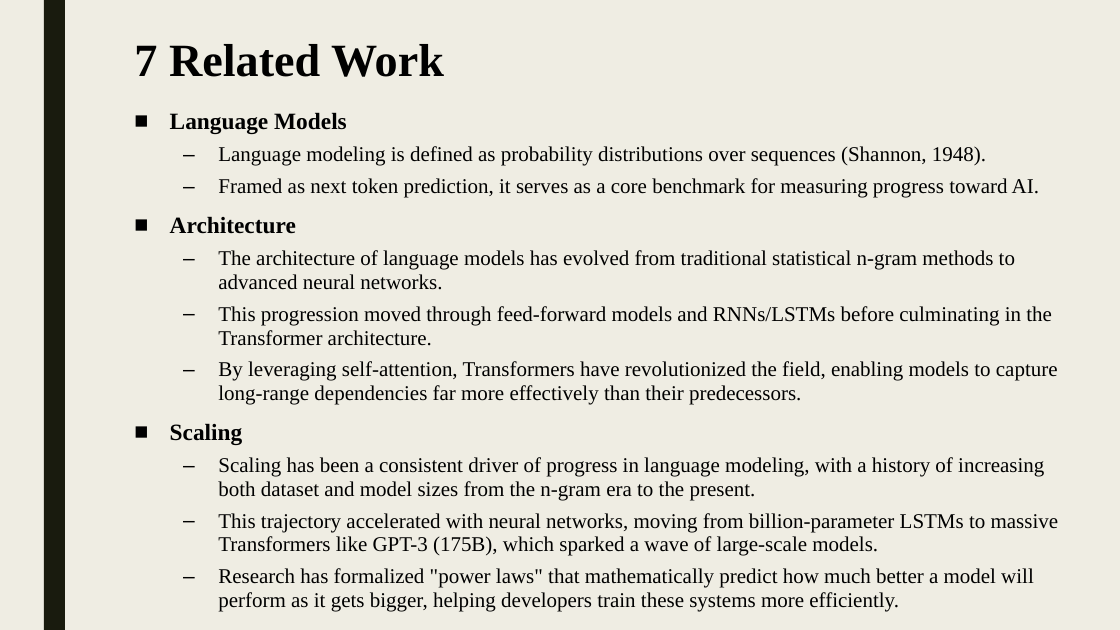
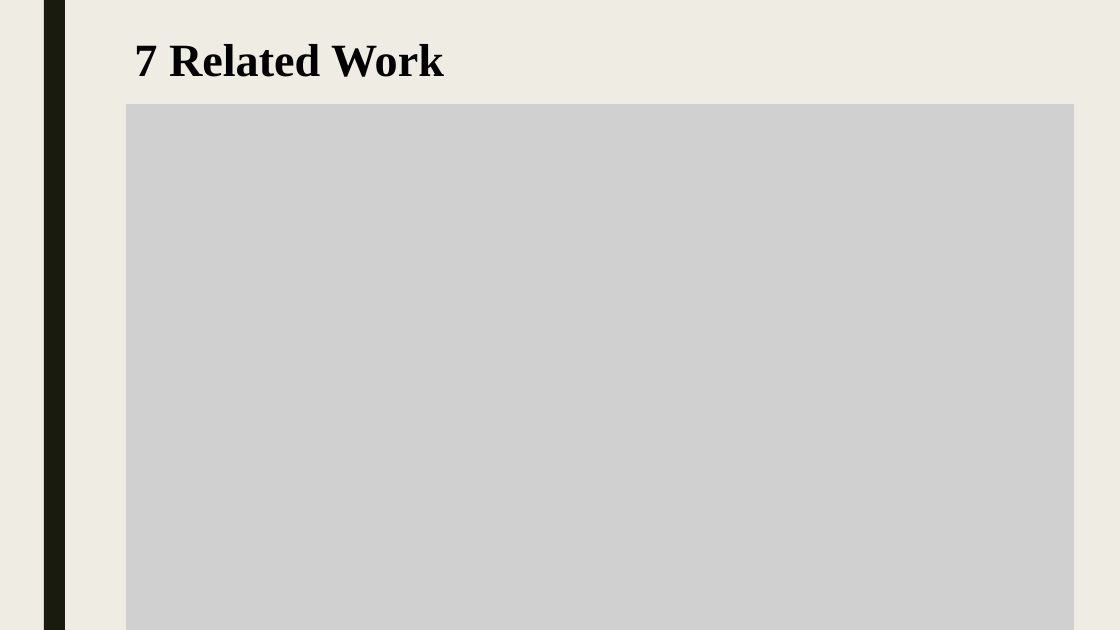
Before and after one commit to shlomi1993/llm-from-scratch, a slide deck: slide 27 of presentation/Lecture Slides.pptx. Drawn at 1120x630 pixels with LibreOffice and Linux fonts; fonts in the diff are those of the drawing; grey boxes stand for pictures. Boxes give left, top, right and bottom in pixels: in the first picture for what was removed or moved away, otherwise in the second. Text is boxed around its words. In the diff, an @@ line names an element or a change of style, - is before the commit and + after.

```diff
--- a/presentation/Lecture Slides.pptx
+++ b/presentation/Lecture Slides.pptx
@@ picture added at box(126, 104, 1075, 630) @@
@@ text removed at box(170, 112, 1059, 612) @@
-■ Language Models
-  – Language modeling is defined as probability distributions over sequences (Shannon, 1948).
-  – Framed as next token prediction, it serves as a core benchmark for measuring progress toward AI.
-■ Architecture
-  – The architecture of language models has evolved from traditional statistical n-gram methods to advanced neural networks.
-  – This progression moved through feed-forward models and RNNs/LSTMs before culminating in the Transformer architecture.
-  – By leveraging self-attention, Transformers have revolutionized the field, enabling models to capture long-range dependencies far more effectively than their predecessors.
-■ Scaling
-  – Scaling has been a consistent driver of progress in language modeling, with a history of increasing both dataset and model sizes from the n-gram era to the present.
-  – This trajectory accelerated with neural networks, moving from billion-parameter LSTMs to massive Transformers like GPT-3 (175B), which sparked a wave of large-scale models.
-  – Research has formalized "power laws" that mathematically predict how much better a model will perform as it gets bigger, helping developers train these systems more efficiently.
```
Also in this commit, not shown: 11 other slides changed, 4 other files.
